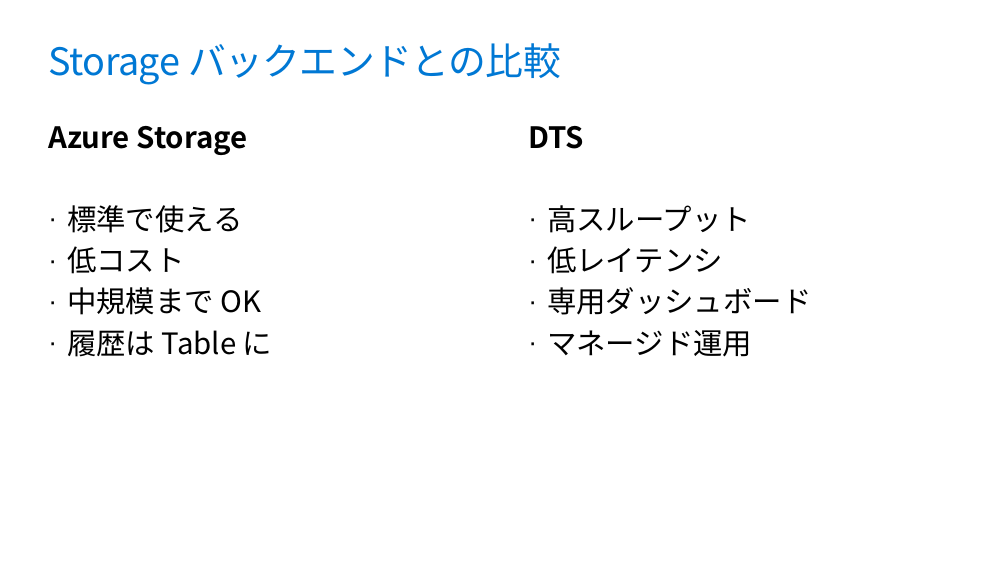
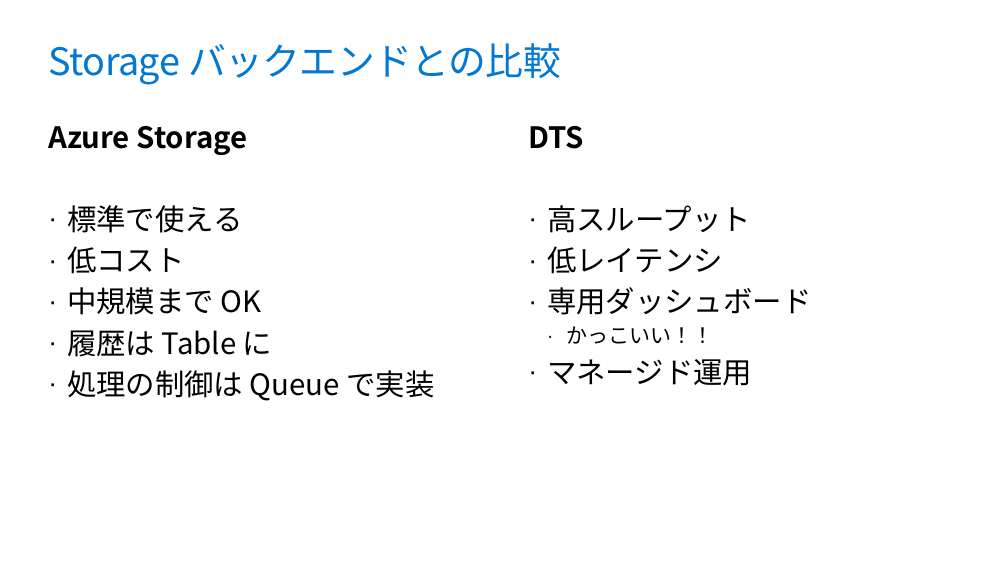
Before and after one commit to runceel/yonayona-durable, a slide deck: slide 16 of slides/slides.pptx (slide 17 before the commit). Drawn at 1008x567 pixels with LibreOffice and Linux fonts; fonts in the diff are those of the drawing; background and template pictures are left out. Boxes give left, top, right and bottom in pixels: in the first picture for what was removed or moved away, otherwise in the second. Text is boxed around its words. In the diff, an @@ line names an element or a change of style, - is before the commit and + after.

```diff
--- a/slides/slides.pptx
+++ b/slides/slides.pptx
@@ text at <box>566,326,713,344</box>: paragraph added @@
+  · かっこいい！！
@@ text at <box>67,370,434,401</box>: paragraph added @@
+· 処理の制御は Queue で実装
```
Also in this commit, not shown: 4 other slides changed, 7 slides added, 8 slides removed.
